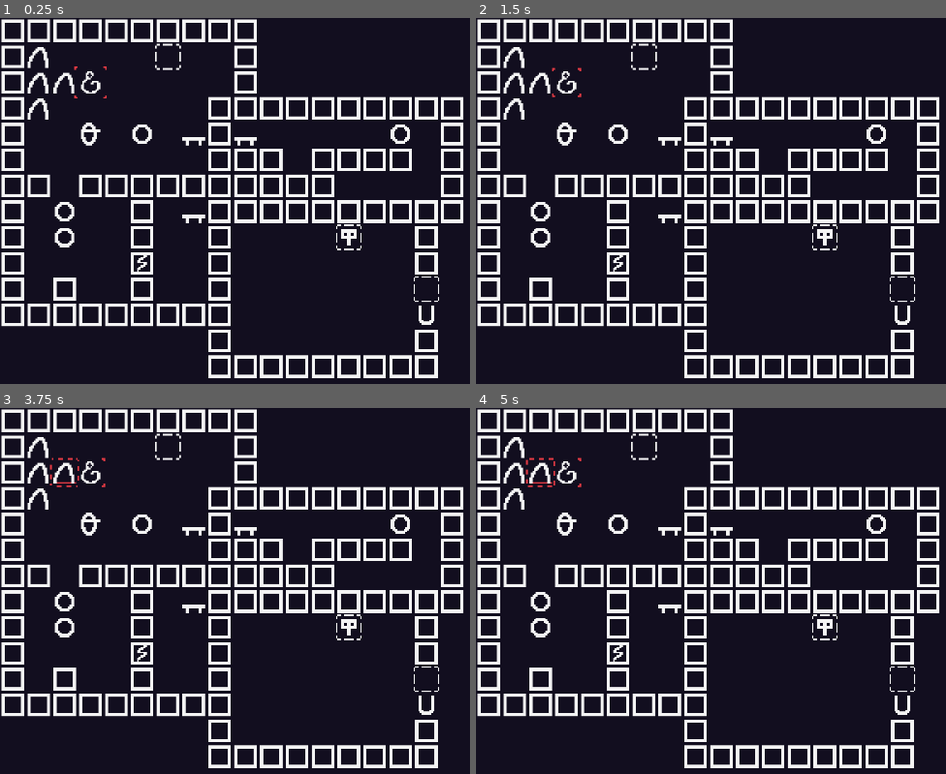
Above: before the commit, frames 1-4 (two rows, left to right).
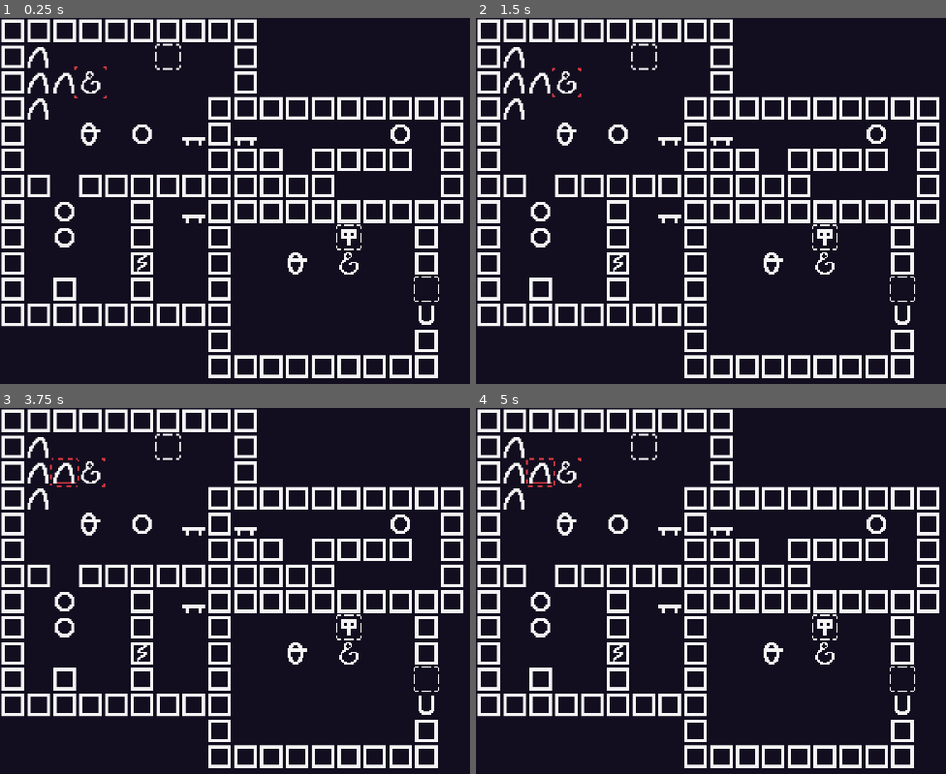
Above: after the commit, the same moments.

Repository: jletellier/olesa
Game: Godot game, scene res://maps/map_a_001.tscn
Same seed, same stepped clock (60 frames per second), same inputs: the game is played once before the commit and once after it. The project has no main scene, so this scene is started directly.
Inputs:
- Up to frame 1 (0.25 s): no input
- Up to frame 2 (1.5 s): tap Enter at 0.5 s; hold Right (game_right) 0.53-1.28 s; hold U (game_undo) 0.53-1.28 s; tap Space at 1.25 s; hold Down (game_down) from 1.28 s (still down); tap U (game_undo) at 1.35 s
- Up to frame 3 (3.75 s): tap Enter at 2, 3.5 s; release Down (game_down) at 2.03 s; hold Right (game_right) 2.03-2.78 s; hold U (game_undo) 2.03-2.78 s; tap Space at 2.75 s; hold Up (game_up) 2.78-3.53 s; tap U (game_undo) at 2.85 s; hold Left (game_left) from 3.53 s (still down); hold U (game_undo) from 3.53 s (still down)
- Up to frame 4 (5 s): keep holding Left (game_left); tap Space at 4.25 s; release U (game_undo) at 4.28 s; tap U (game_undo) at 4.35 s

The runs differ from the first frame. In frame 1, 0.2% of the frame differs, in the area x 61-77%, y 64-71%; in frame 2, 0.2%; in frame 3, 0.2%; in frame 4, 0.2%.

Commit message:
Add new carrying animation

Diff:
--- a/entities/container.gd
+++ b/entities/container.gd
@@ -1,11 +1,12 @@
 extends "res://entities/entity.gd"
 
 
-@export var texture_empty : Texture2D
 @export var texture_tool : Texture2D
 
 var has_tool := false:
 	set = _set_has_tool
+
+@onready var _sprite_content := $"SpriteContent" as Sprite2D
 
 
 func _ready() -> void:
@@ -14,5 +15,6 @@
 
 func _set_has_tool(value: bool) -> void:
 	has_tool = value
-	if _sprite != null:
-		_sprite.texture = texture_tool if has_tool else texture_empty
+	if _sprite_content != null:
+		_sprite_content.visible = has_tool
+		_sprite_content.texture = texture_tool
--- a/entities/container.tscn
+++ b/entities/container.tscn
@@ -1,12 +1,8 @@
-[gd_scene load_steps=7 format=3 uid="uid://deqm0i2a2hk42"]
+[gd_scene load_steps=6 format=3 uid="uid://deqm0i2a2hk42"]
 
 [ext_resource type="Script" path="res://entities/container.gd" id="1_ol1in"]
 [ext_resource type="Texture2D" uid="uid://bmgfwl4d4w600" path="res://assets/sprites.png" id="2_kp2hf"]
 [ext_resource type="PackedScene" uid="uid://mky2e0ubjms7" path="res://ui/hints/entity_select.tscn" id="3_f5630"]
-
-[sub_resource type="AtlasTexture" id="AtlasTexture_km3b3"]
-atlas = ExtResource("2_kp2hf")
-region = Rect2(112, 32, 16, 16)
 
 [sub_resource type="AtlasTexture" id="AtlasTexture_pdpw1"]
 atlas = ExtResource("2_kp2hf")
@@ -18,11 +14,13 @@
 
 [node name="Container" type="Node2D"]
 script = ExtResource("1_ol1in")
-texture_empty = SubResource("AtlasTexture_km3b3")
 texture_tool = SubResource("AtlasTexture_pdpw1")
 
 [node name="Sprite2D" type="Sprite2D" parent="."]
 texture = SubResource("AtlasTexture_j2147")
 
+[node name="SpriteContent" type="Sprite2D" parent="."]
+visible = false
+
 [node name="HintSelect" parent="." instance=ExtResource("3_f5630")]
 visible = false
--- a/entities/jo.gd
+++ b/entities/jo.gd
@@ -2,6 +2,8 @@
 
 
 var has_tool := false
+
+@onready var _animated_carrying := $"AnimatedCarrying" as AnimatedSprite2D
 
 
 func process_action(dir: Vector2i) -> void:
@@ -11,3 +13,9 @@
 		if neighbor.has_tool != has_tool:
 			neighbor.has_tool = !neighbor.has_tool
 			has_tool = !has_tool
+
+			_animated_carrying.frame = 0
+			if has_tool:
+				_animated_carrying.play()
+			else:
+				_animated_carrying.play_backwards()
--- a/entities/jo.tscn
+++ b/entities/jo.tscn
@@ -1,24 +1,69 @@
-[gd_scene load_steps=6 format=3 uid="uid://bsvas1mydwd7w"]
+[gd_scene load_steps=12 format=3 uid="uid://bsvas1mydwd7w"]
 
 [ext_resource type="Script" path="res://entities/jo.gd" id="1_sv2g8"]
 [ext_resource type="Texture2D" uid="uid://bmgfwl4d4w600" path="res://assets/sprites.png" id="2_kuyye"]
 [ext_resource type="PackedScene" uid="uid://mky2e0ubjms7" path="res://ui/hints/entity_select.tscn" id="3_ea5xr"]
-
-[sub_resource type="AtlasTexture" id="AtlasTexture_8u30k"]
-atlas = ExtResource("2_kuyye")
-region = Rect2(0, 16, 16, 16)
+[ext_resource type="Texture2D" uid="uid://1lx548tjhqdu" path="res://assets/hint_animations.png" id="3_jfugg"]
 
 [sub_resource type="AtlasTexture" id="AtlasTexture_j2147"]
 atlas = ExtResource("2_kuyye")
 region = Rect2(0, 16, 16, 16)
 
+[sub_resource type="AtlasTexture" id="AtlasTexture_roc6b"]
+atlas = ExtResource("3_jfugg")
+region = Rect2(0, 112, 16, 16)
+
+[sub_resource type="AtlasTexture" id="AtlasTexture_dlk4p"]
+atlas = ExtResource("3_jfugg")
+region = Rect2(48, 112, 16, 16)
+
+[sub_resource type="AtlasTexture" id="AtlasTexture_ksb1q"]
+atlas = ExtResource("3_jfugg")
+region = Rect2(96, 112, 16, 16)
+
+[sub_resource type="AtlasTexture" id="AtlasTexture_acpu0"]
+atlas = ExtResource("3_jfugg")
+region = Rect2(144, 112, 16, 16)
+
+[sub_resource type="AtlasTexture" id="AtlasTexture_r5sa5"]
+atlas = ExtResource("3_jfugg")
+region = Rect2(192, 112, 16, 16)
+
+[sub_resource type="SpriteFrames" id="SpriteFrames_kc4ke"]
+animations = [{
+"frames": [{
+"duration": 1.0,
+"texture": null
+}, {
+"duration": 1.0,
+"texture": SubResource("AtlasTexture_roc6b")
+}, {
+"duration": 1.0,
+"texture": SubResource("AtlasTexture_dlk4p")
+}, {
+"duration": 1.0,
+"texture": SubResource("AtlasTexture_ksb1q")
+}, {
+"duration": 1.0,
+"texture": SubResource("AtlasTexture_acpu0")
+}, {
+"duration": 1.0,
+"texture": SubResource("AtlasTexture_r5sa5")
+}],
+"loop": false,
+"name": &"default",
+"speed": 12.0
+}]
+
 [node name="Jo" type="Node2D"]
 script = ExtResource("1_sv2g8")
-texture = SubResource("AtlasTexture_8u30k")
 selectable = true
 
 [node name="Sprite2D" type="Sprite2D" parent="."]
 texture = SubResource("AtlasTexture_j2147")
 
+[node name="AnimatedCarrying" type="AnimatedSprite2D" parent="."]
+sprite_frames = SubResource("SpriteFrames_kc4ke")
+
 [node name="HintSelect" parent="." instance=ExtResource("3_ea5xr")]
 visible = false
--- a/maps/map_a_001.tscn
+++ b/maps/map_a_001.tscn
@@ -8,7 +8,7 @@
 script = ExtResource("1_om2nt")
 
 [node name="BlockLayer" type="TileMapLayer" parent="."]
-tile_map_data = PackedByteArray("AAAAAAAAAAAAAAAAAAAAAAEAAAA …(1712 unchanged characters)… BAAEAAAADAAQAAAABAAAAAAAGAAEAAAAHAAIAAAA=")
+tile_map_data = PackedByteArray("AAAAAAAAAAAAAAAAAAAAAAEAAAA …(1712 unchanged characters)… BAAEAAAADAAQAAAABAAAAAAAGAAEAAAAHAAIAAAANAAkAAAAAAAEAAAALAAkAAAABAAAAAAA=")
 tile_set = ExtResource("1_lv4lc")
 
 [node name="Entities" type="Node2D" parent="."]
Binary file changed: assets/hint_animations.png
